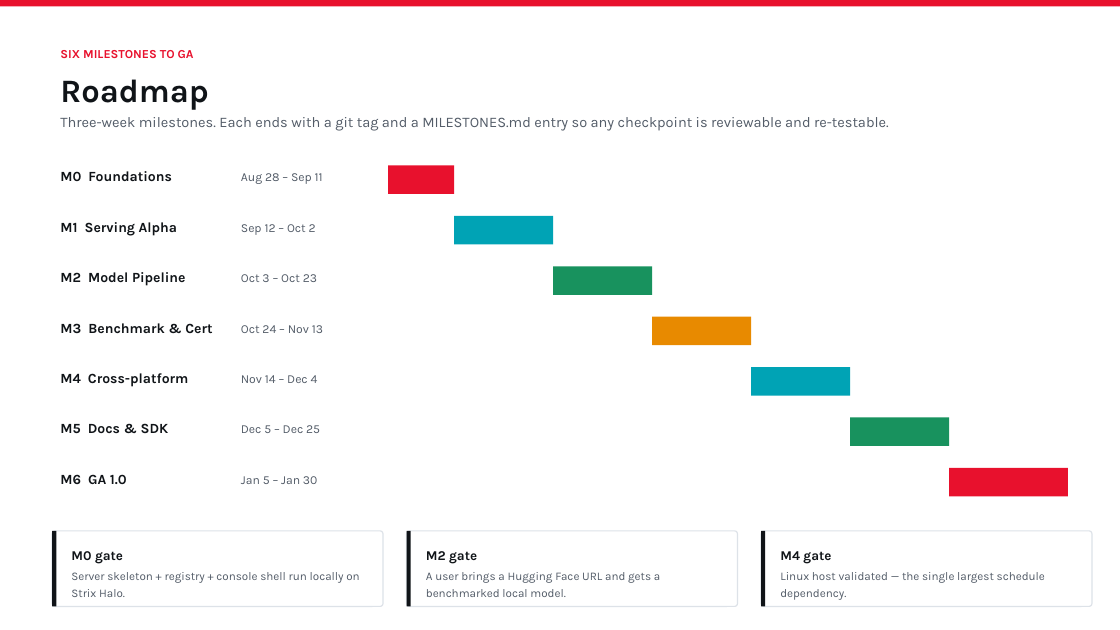
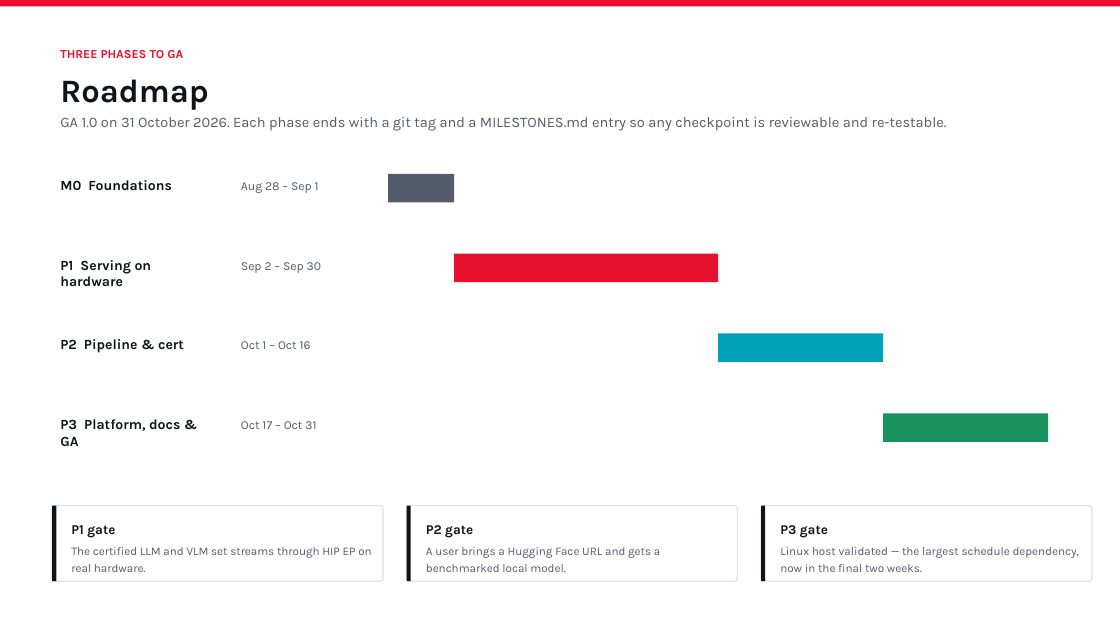
Before and after one commit to qianglin-amd/hip-ep, a slide deck: slide 8 of product/plan/HIP-EP-Product-Plan.pptx. Drawn at 1120x630 pixels with LibreOffice and Linux fonts; fonts in the diff are those of the drawing. Boxes give left, top, right and bottom in pixels: in the first picture for what was removed or moved away, otherwise in the second. Text is boxed around its words. In the diff, an @@ line names an element or a change of style, - is before the commit and + after.

```diff
--- a/product/plan/HIP-EP-Product-Plan.pptx
+++ b/product/plan/HIP-EP-Product-Plan.pptx
@@ text at (x1=60, y1=50, x2=183, y2=58): text changed @@
-SIX MILESTONES TO GA
+THREE PHASES TO GA
@@ text at (x1=60, y1=117, x2=947, y2=131): text changed @@
-Three-week milestones. Each ends with a git tag and a MILESTONES.md entry so any checkpoint is reviewable and re-testable.
+GA 1.0 on 31 October 2026. Each phase ends with a git tag and a MILESTONES.md entry so any checkpoint is reviewable and re-testable.
@@ text "M0 Foundations" moved from (x1=60, y1=171, x2=171, y2=181) to (x1=60, y1=180, x2=171, y2=190) @@
@@ rectangle moved from (x1=388, y1=166, x2=455, y2=194) to (x1=388, y1=174, x2=455, y2=202) @@
@@ rectangle at (x1=388, y1=174, x2=455, y2=202): fill #E8112D to #535C68 @@
@@ text at (x1=241, y1=182, x2=319, y2=193): text changed @@
-Aug 28 – Sep 11
+Aug 28 – Sep 1
@@ text at (x1=60, y1=260, x2=152, y2=286): text changed @@
-M1 Serving Alpha
+P1 Serving on hardware
@@ text at (x1=241, y1=262, x2=321, y2=273): text changed @@
-Sep 12 – Oct 2
+Sep 2 – Sep 30
@@ rectangle resized from (x1=455, y1=216, x2=554, y2=245) to (x1=455, y1=254, x2=718, y2=282) @@
@@ rectangle at (x1=455, y1=254, x2=718, y2=282): fill #00A3B5 to #E8112D @@
@@ rectangle removed at (x1=553, y1=266, x2=652, y2=295) @@
@@ text removed at (x1=60, y1=323, x2=212, y2=333) @@
-M3 Benchmark & Cert
@@ rectangle removed at (x1=652, y1=317, x2=751, y2=345) @@
@@ text at (x1=60, y1=339, x2=184, y2=353): text changed @@
-M2 Model Pipeline
+P2 Pipeline & cert
@@ text at (x1=241, y1=341, x2=311, y2=349): text changed @@
-Oct 3 – Oct 23
+Oct 1 – Oct 16
@@ rectangle resized from (x1=751, y1=367, x2=850, y2=396) to (x1=718, y1=334, x2=883, y2=362) @@
@@ text removed at (x1=60, y1=373, x2=189, y2=387) @@
-M4 Cross-platform
@@ text removed at (x1=241, y1=375, x2=318, y2=383) @@
-Nov 14 – Dec 4
@@ text at (x1=60, y1=419, x2=180, y2=446): text changed @@
-M5 Docs & SDK
+P3 Platform, docs & GA
@@ rectangle resized from (x1=850, y1=418, x2=949, y2=446) to (x1=883, y1=413, x2=1048, y2=442) @@
@@ text at (x1=241, y1=421, x2=316, y2=429): text changed @@
-Oct 24 – Nov 13
+Oct 17 – Oct 31
@@ text removed at (x1=241, y1=425, x2=320, y2=433) @@
-Dec 5 – Dec 25
@@ text removed at (x1=60, y1=474, x2=127, y2=484) @@
-M6 GA 1.0
@@ text removed at (x1=241, y1=476, x2=317, y2=484) @@
-Jan 5 – Jan 30
@@ rectangle removed at (x1=949, y1=468, x2=1068, y2=497) @@
@@ rounded rectangle added at (x1=52, y1=506, x2=383, y2=581), fill #FFFFFF, outline #DDE2E8 1 pt, 10 pt, text #535C68 @@
+P1 gate
+The certified LLM and VLM set streams through HIP EP on real hardware.
@@ 3 rectangles, 2 rounded rectangles moved together from (x1=52, y1=531, x2=1092, y2=607) to (x1=52, y1=506, x2=1092, y2=581) @@
@@ rounded rectangle removed at (x1=52, y1=531, x2=383, y2=607) @@
-M0 gate
-Server skeleton + registry + console shell run locally on Strix Halo.
@@ text in rounded rectangle at (x1=426, y1=525, x2=473, y2=538): text changed @@
-M2 gate
+P2 gate
@@ text in rounded rectangle at (x1=780, y1=525, x2=1079, y2=572): text changed @@
-M4 gate
-Linux host validated — the single largest schedule dependency.
+P3 gate
+Linux host validated — the largest schedule dependency, now in the final two weeks.
```
Also in this commit, not shown: 9 other slides changed, 47 other files.
